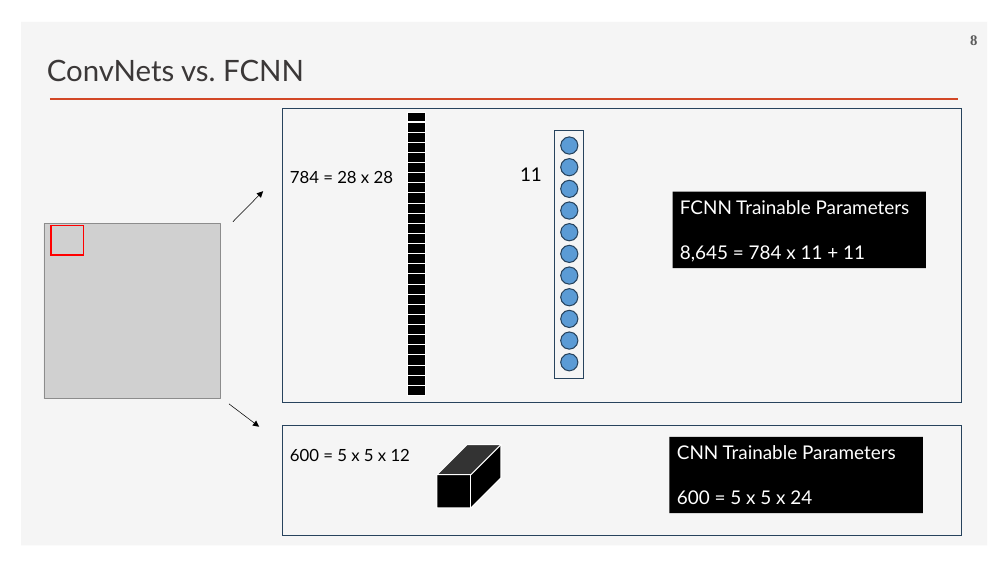
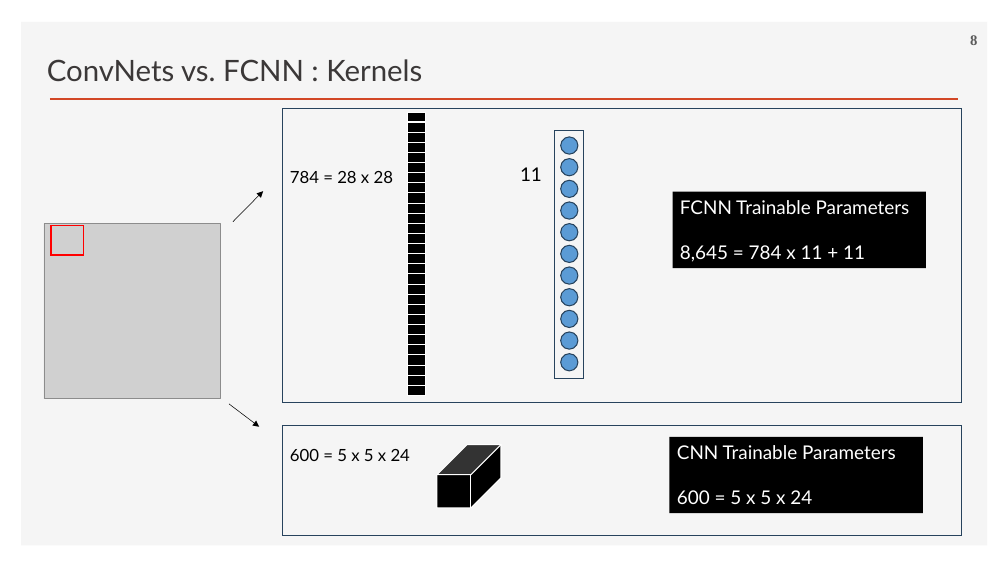
Before and after one commit to ancestor9/2026_Fall_Deep-Learning-with-Python, a slide deck: slide 8 of Chapter 08 Image Classification.pptx. Drawn at 1008x567 pixels with LibreOffice and Linux fonts; fonts in the diff are those of the drawing; grey boxes stand for pictures; background and template pictures are left out. Boxes give left, top, right and bottom in pixels: in the first picture for what was removed or moved away, otherwise in the second. Text is boxed around its words. In the diff, an @@ line names an element or a change of style, - is before the commit and + after.

```diff
--- a/Chapter 08 Image Classification.pptx
+++ b/Chapter 08 Image Classification.pptx
@@ text at <box>47,59,422,82</box>: text changed @@
-ConvNets vs. FCNN
+ConvNets vs. FCNN : Kernels
@@ text at <box>290,449,410,461</box>: text changed @@
-600 = 5 x 5 x 12
+600 = 5 x 5 x 24
```
